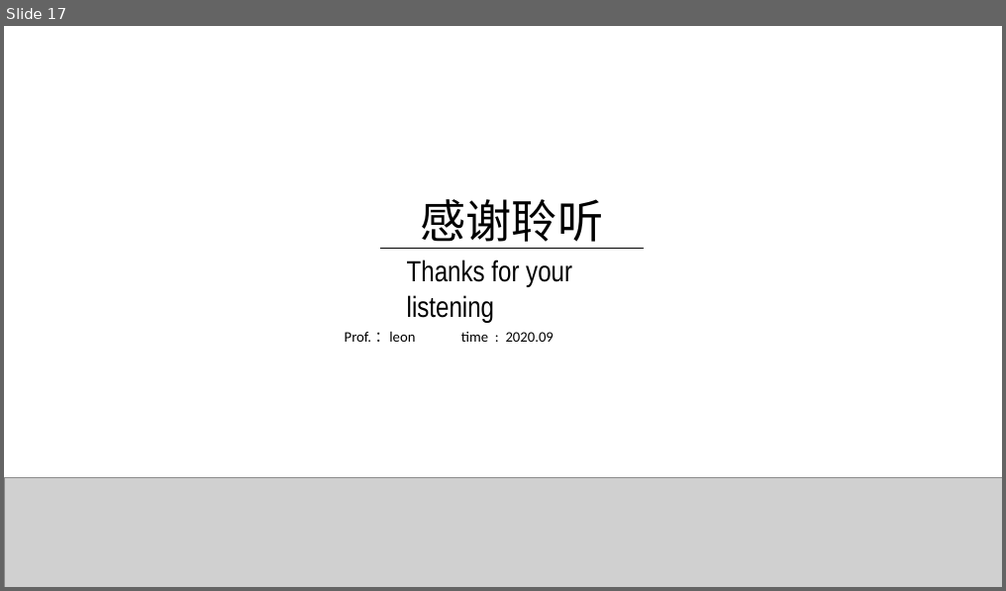
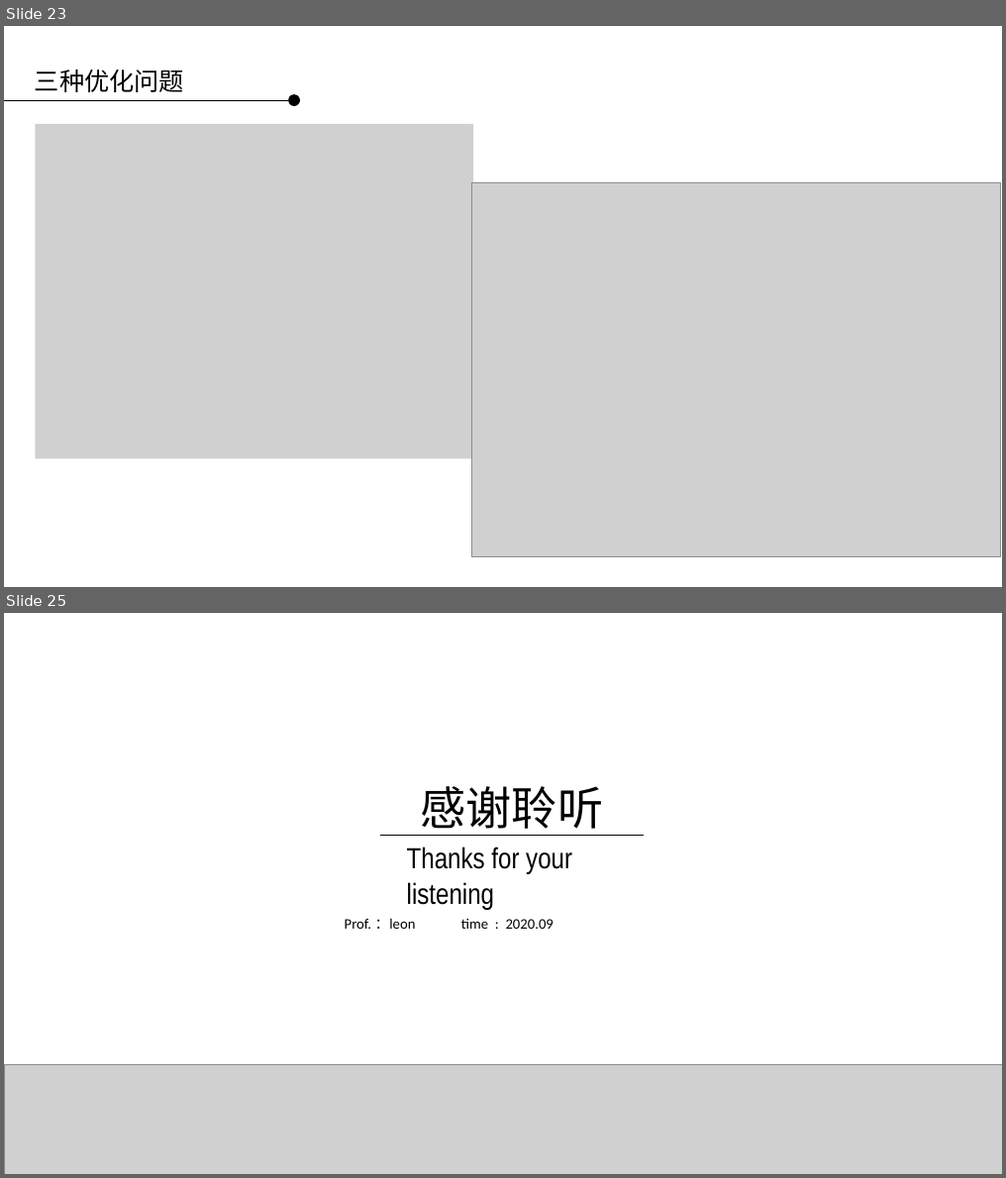
Before and after one commit to applepip/Big_Data, a slide deck: 产品大数据分析与建模/大数据分析与建模 - 函数与概念 第二-2讲 - 补充.pptx. Shown one above the other, each under a label of ours: slide 17 before the commit, slides 23 and 25 after it; the slides between them are not shown. The pictures are 1006x591 and 1006x1178 pixels, drawn with LibreOffice and Linux fonts; fonts in the diff are those of the drawing; grey boxes stand for pictures; background and template pictures are left out. Boxes give left, top, right and bottom in pixels: in the first picture for what was removed or moved away, otherwise in the second. Text is boxed around its words. In the diff, an @@ line names an element or a change of style, - is before the commit and + after.

```diff
--- a/产品大数据分析与建模/大数据分析与建模 - 函数与概念 第二-2讲 - 补充.pptx
+++ b/产品大数据分析与建模/大数据分析与建模 - 函数与概念 第二-2讲 - 补充.pptx
@@ slide 23 added at (4,26,1002,587), background picture (left out) @@
@@ text added at (35,70,184,92), 24 pt, text #000000 @@
+三种优化问题
@@ line added from (4, 100) to (288, 100), #000000 0.75 pt @@
@@ ellipse added at (288,95,300,107), fill #000000 @@
@@ picture added at (36,124,474,460) @@
@@ picture added at (472,183,1001,558) @@
@@ what was slide 17 is now slide 25 @@
```
Also in this commit, not shown: 2 slides changed, 7 other slides added.
